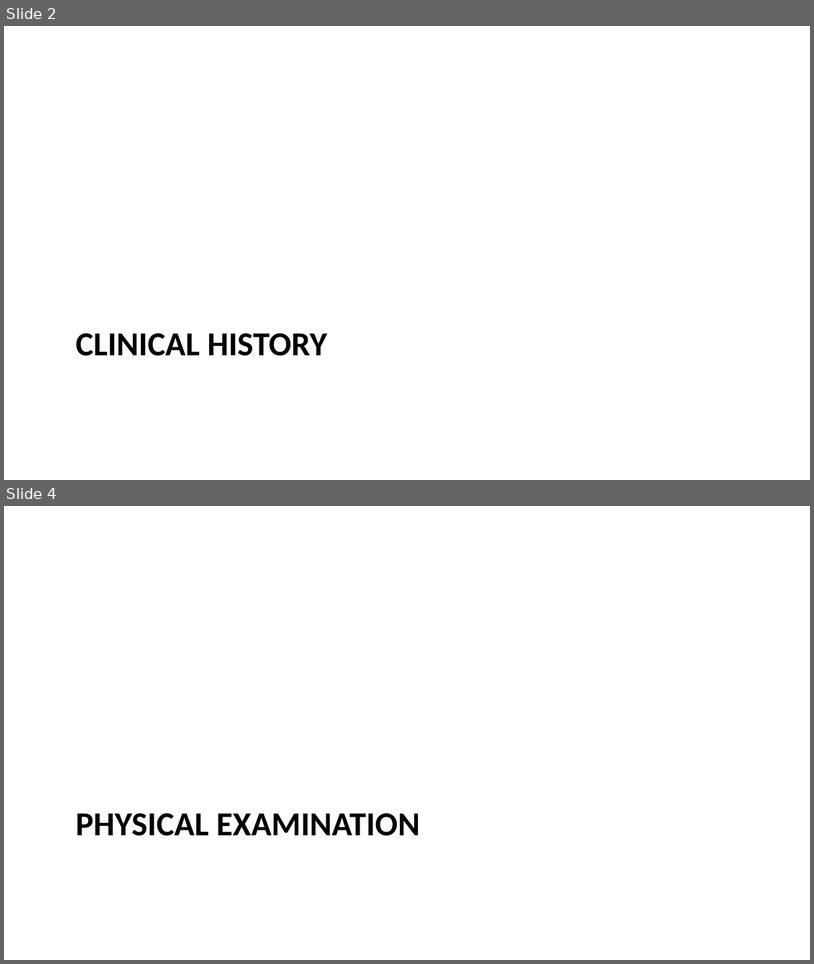
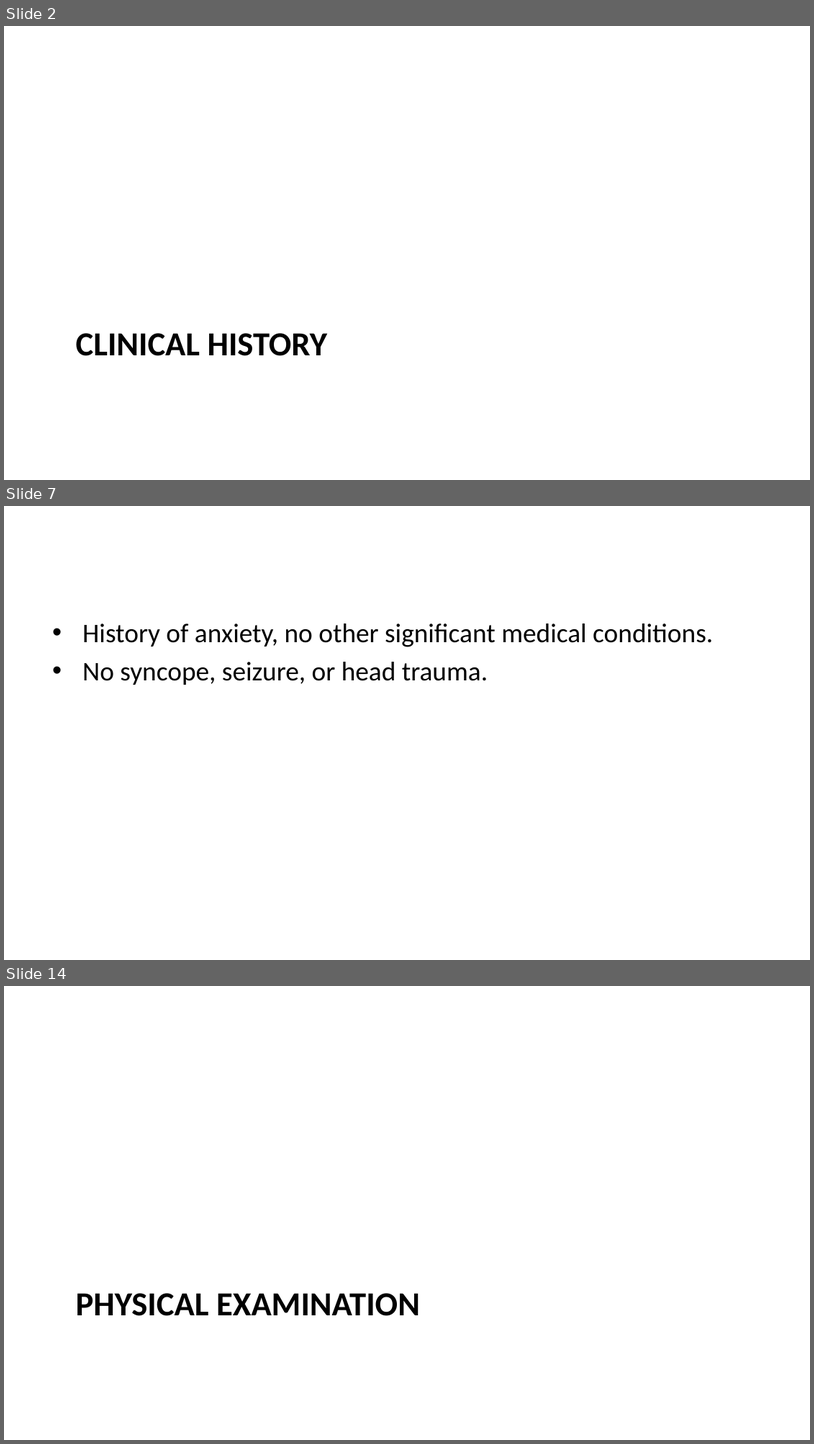
Before and after one commit to lricher7329/lricher7329.github.io, a slide deck: docs/cases/pots.pptx. Shown one above the other, each under a label of ours: slides 2 and 4 before the commit, slides 2, 7 and 14 after it; the slides between them are not shown. The pictures are 814x964 and 814x1444 pixels, drawn with LibreOffice and Linux fonts; fonts in the diff are those of the drawing. Boxes give left, top, right and bottom in pixels: in the first picture for what was removed or moved away, otherwise in the second. Text is boxed around its words. In the diff, an @@ line names an element or a change of style, - is before the commit and + after.

```diff
--- a/docs/cases/pots.pptx
+++ b/docs/cases/pots.pptx
@@ slide 7 added at (4,506,810,960), background #FFFFFF @@
@@ text added at (82,623,713,685), 24 pt, text #000000 @@
+• History of anxiety, no other significant medical conditions.
+• No syncope, seizure, or head trauma.
@@ what was slide 4 is now slide 14 @@
```
Also in this commit, not shown: 4 slides changed, 18 other slides added, 10 other files.
